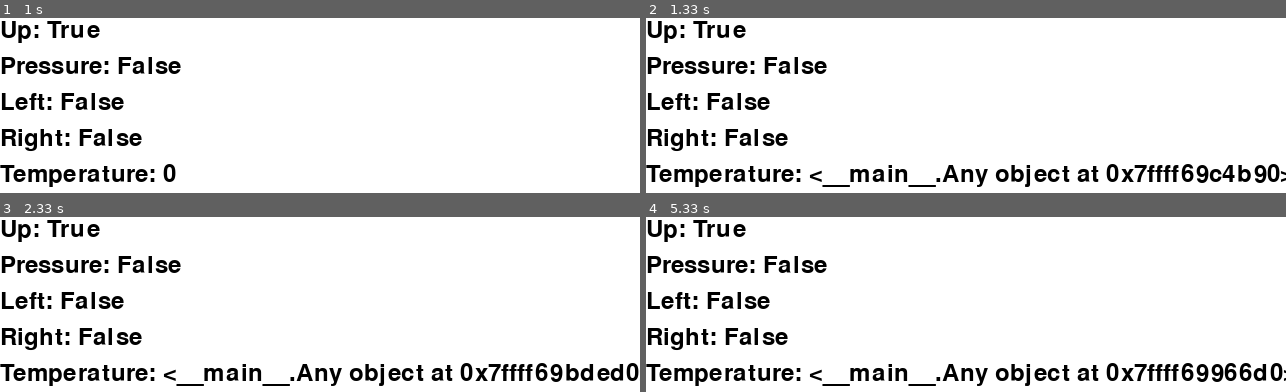
Above: before the commit, frames 1-4 (two rows, left to right).
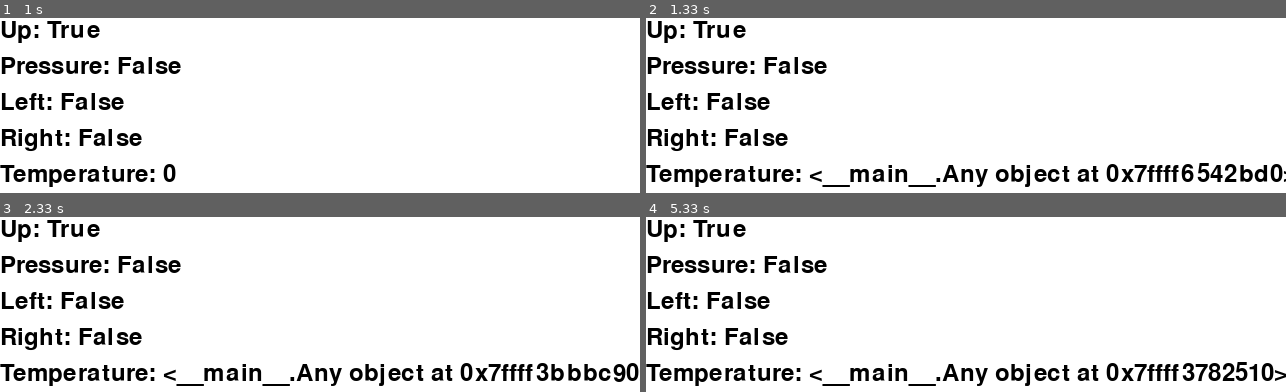
Above: after the commit, the same moments.

Repository: RIT-MDRC/Catbot
Game: pygame game, started from src/raspi/main.py
Two runs of this game, one before a commit and one after it. Both use one fixed random seed, a clock stepped at 60 frames per second and the inputs below.
Inputs:
- Up to frame 1 (1 s): tap D at 0.33 s; tap W at 0.67 s
- Up to frame 2 (1.33 s): tap S at 1 s
- Up to frame 3 (2.33 s): tap A at 1.33, 1.67 s
- Up to frame 4 (5.33 s): hold Right 3-3.47 s; tap Space at 3.07, 3.37 s; tap D at 4.4 s

Frame 1 is identical in both runs. In frame 2, 0.9% of the frame differs, in the area x 85-100%, y 82-95%; in frame 3, 0.8%; in frame 4, 1.1%, in the area x 83-100%, y 82-95%.

Commit message:
fix: update last_speed

Diff:
--- a/src/raspi/control/motor/motor_controller.py
+++ b/src/raspi/control/motor/motor_controller.py
@@ -57,4 +57,5 @@
         self.set_PWM(speed)
         self.set_direction(direction)
         self.direction = direction
+        self.last_speed = speed
         return True
